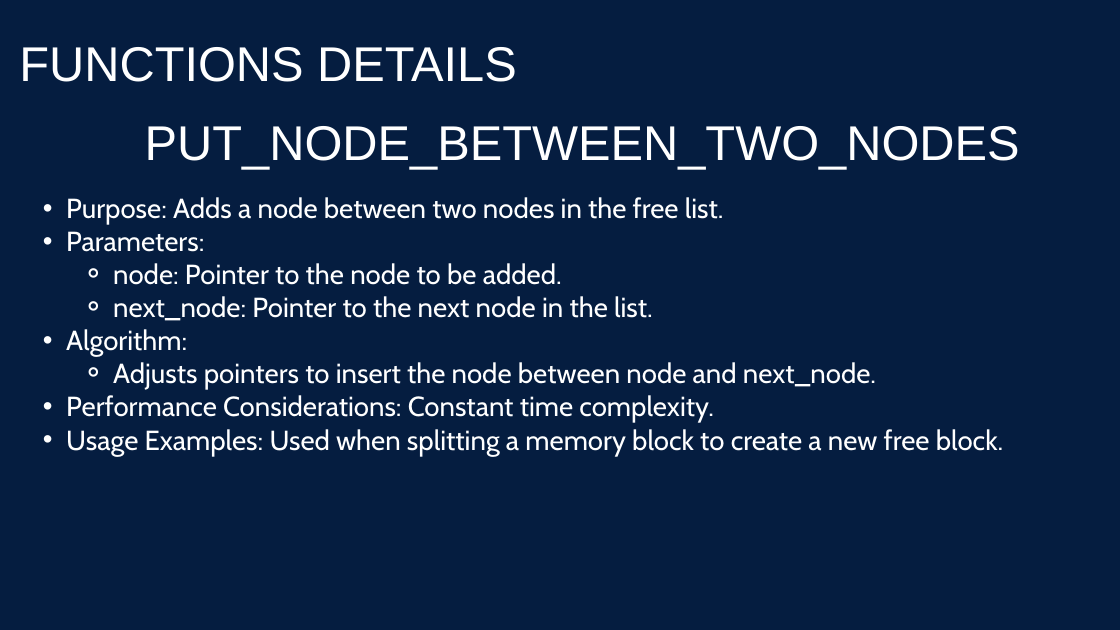
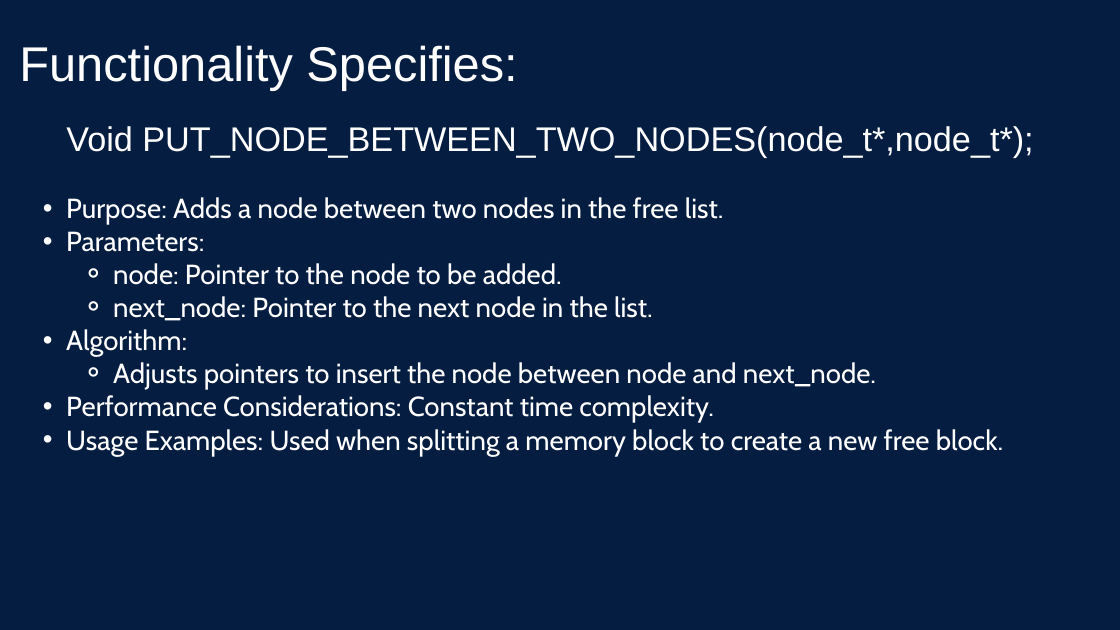
Before and after one commit to m7meda7medd/STM_SystemProgramming_Linux_Tasks, a slide deck: slide 24 of HeapMemoryManager/Presentation/HMM_Presentation.pptx (slide 25 before the commit). Drawn at 1120x630 pixels with LibreOffice and Linux fonts; fonts in the diff are those of the drawing. Boxes give left, top, right and bottom in pixels: in the first picture for what was removed or moved away, otherwise in the second. Text is boxed around its words. In the diff, an @@ line names an element or a change of style, - is before the commit and + after.

```diff
--- a/HeapMemoryManager/Presentation/HMM_Presentation.pptx
+++ b/HeapMemoryManager/Presentation/HMM_Presentation.pptx
@@ text at (19, 45, 517, 91): text changed @@
-FUNCTIONS DETAILS
+Functionality Specifies:
@@ text at (66, 126, 1033, 158): text changed; size 62.7 to 44 pt @@
-PUT_NODE_BETWEEN_TWO_NODES
+Void PUT_NODE_BETWEEN_TWO_NODES(node_t*,node_t*);
```
Also in this commit, not shown: 23 other slides changed, 14 slides added, 14 slides removed.
